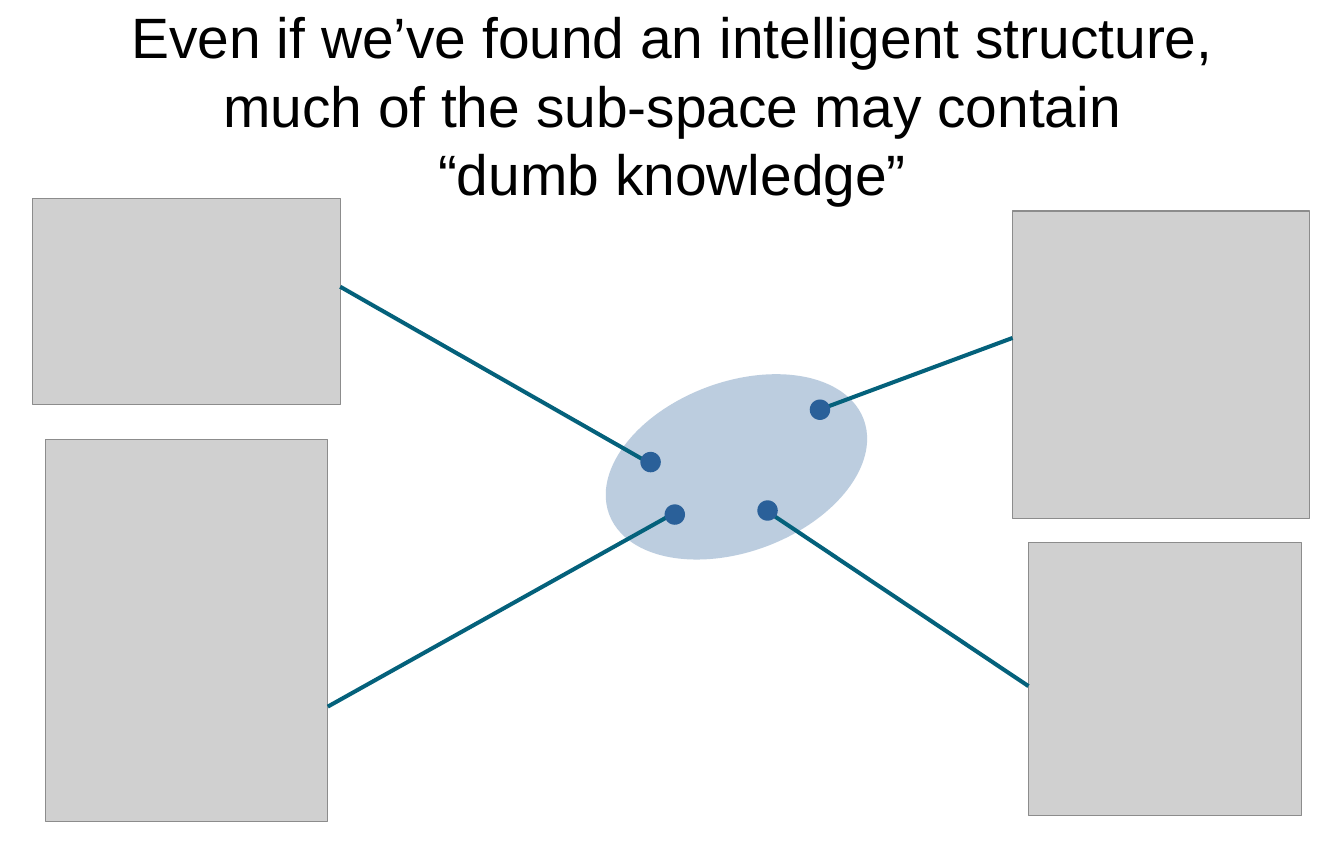
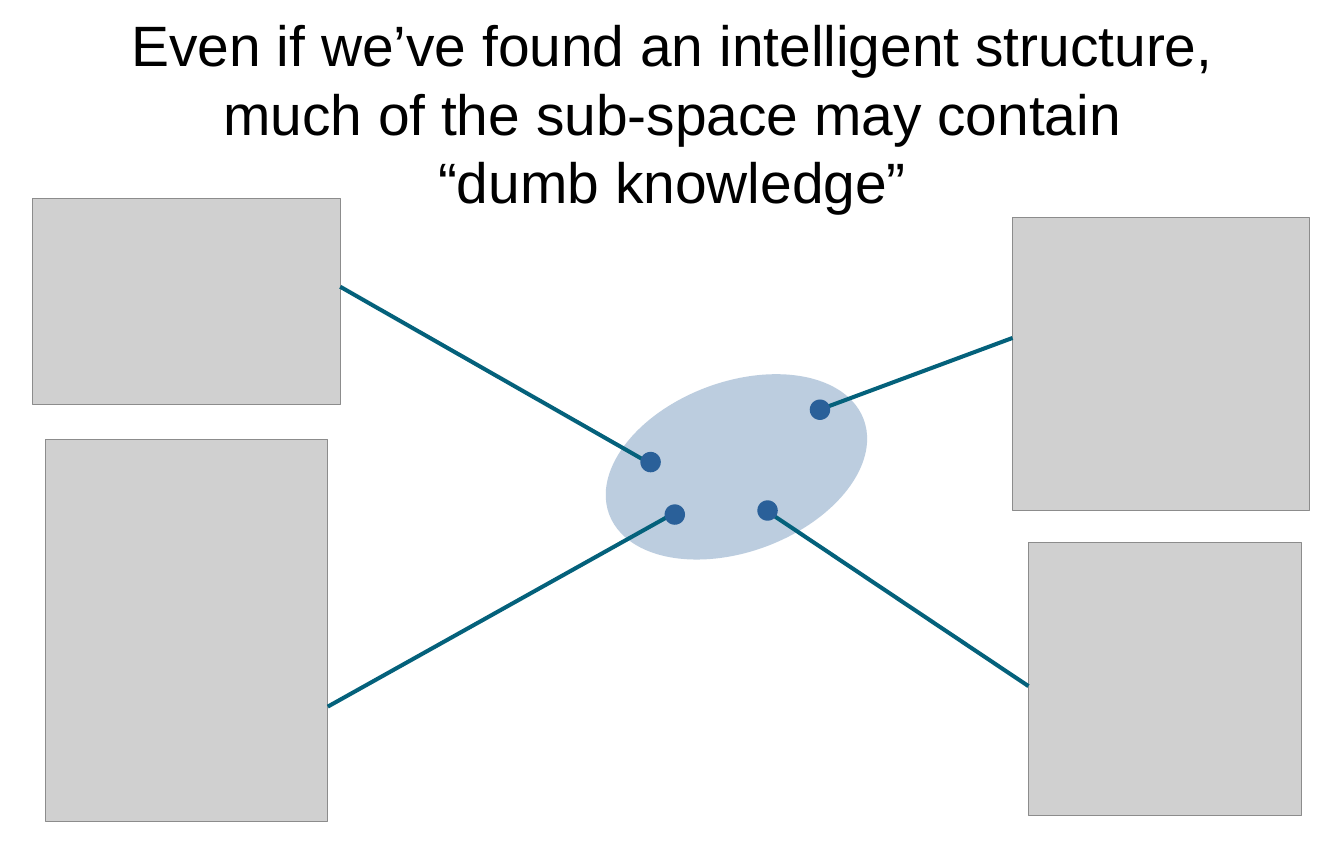
Before and after one commit to Cybernetic1/2024, a slide deck: slide 5 of video-AGI-2024/presentation.odp. Drawn at 1344x847 pixels with LibreOffice and Linux fonts; fonts in the diff are those of the drawing; grey boxes stand for pictures; background and template pictures are left out. Boxes give left, top, right and bottom in pixels: in the first picture for what was removed or moved away, otherwise in the second. Text is boxed around its words. In the diff, an @@ line names an element or a change of style, - is before the commit and + after.

```diff
--- a/video-AGI-2024/presentation.odp
+++ b/video-AGI-2024/presentation.odp
@@ title "Even if we’ve found an ...": place and size @@
-title "Even if we’ve found an ..." at <box>132,16,1212,205</box>
+title "Even if we’ve found an ..." at <box>132,24,1212,213</box>
@@ picture: place and size @@
-picture at <box>1012,211,1308,518</box>
+picture at <box>1012,217,1308,510</box>
```
Also in this commit, not shown: 1 other slide changed, 19 other files.
